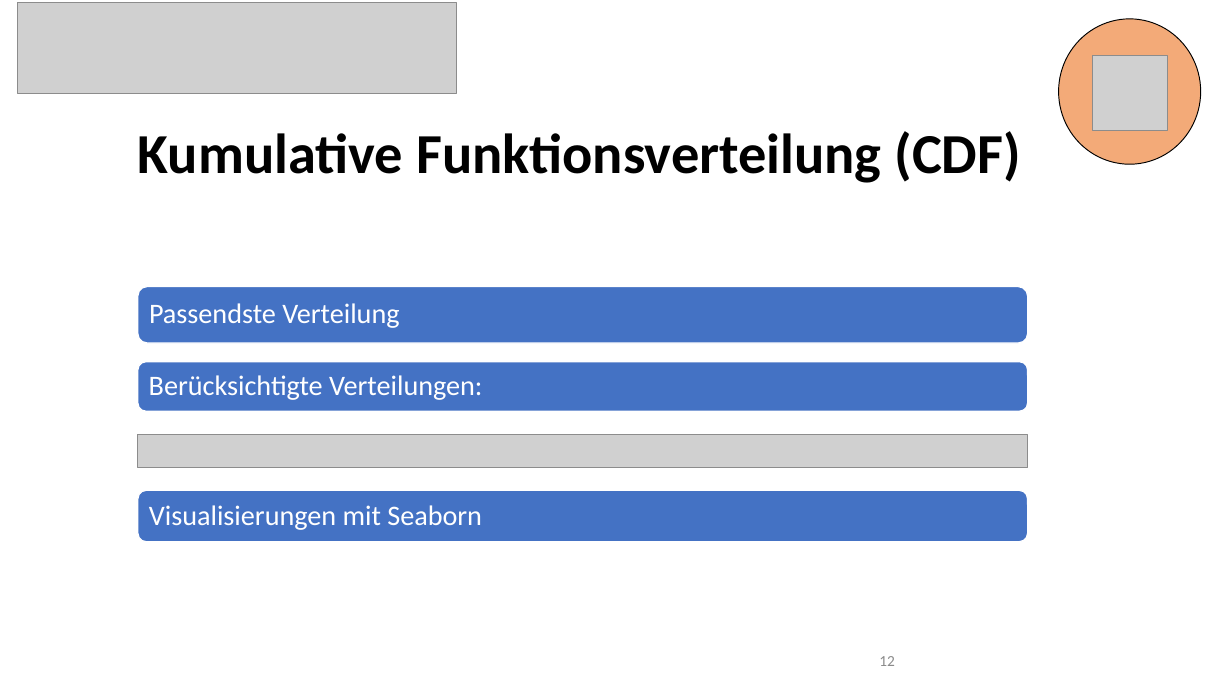
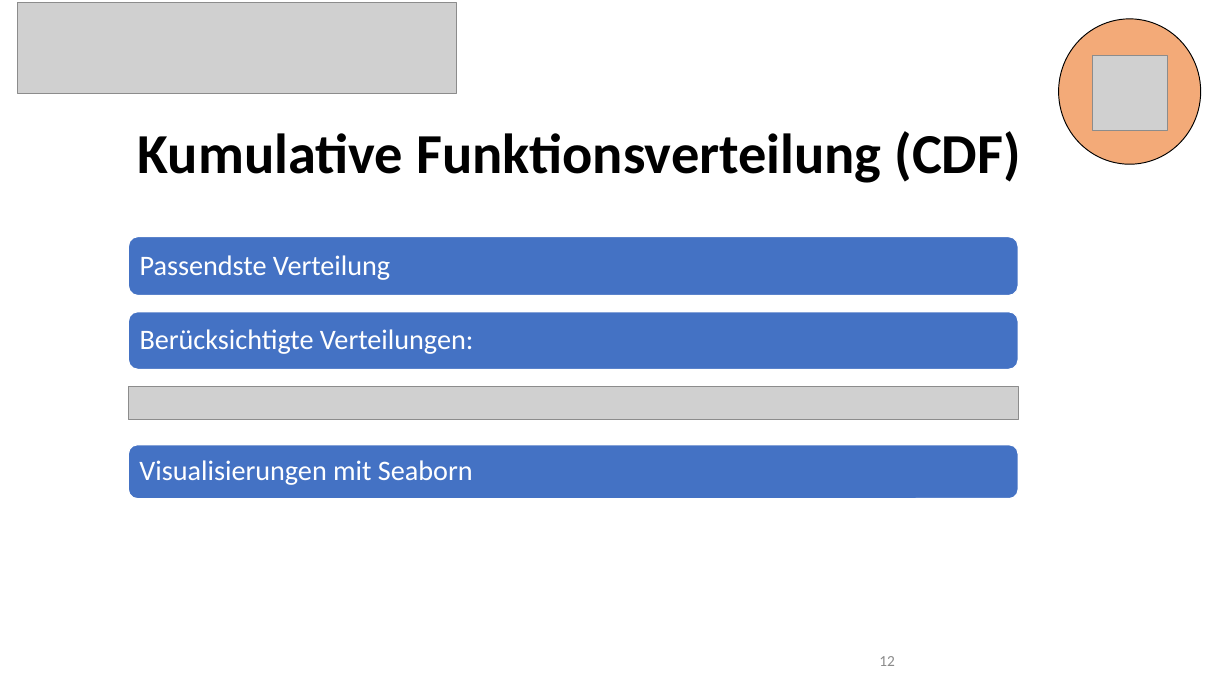
Before and after one commit to 7ben18/FHNW_Steinschlagrisiko, a slide deck: slide 12 of Praesentation/Steinschlagrisiko_Präsentation.pptx. Drawn at 1232x693 pixels with LibreOffice and Linux fonts; fonts in the diff are those of the drawing; grey boxes stand for pictures. Boxes give left, top, right and bottom in pixels: in the first picture for what was removed or moved away, otherwise in the second. Text is boxed around its words. In the diff, an @@ line names an element or a change of style, - is before the commit and + after.

```diff
--- a/Praesentation/Steinschlagrisiko_Präsentation.pptx
+++ b/Praesentation/Steinschlagrisiko_Präsentation.pptx
@@ rounded rectangle: place and size @@
-rounded rectangle at (138,361,1028,411)
+rounded rectangle at (128,237,1019,296)
@@ text "Passendste Verteilung": place and size @@
-text "Passendste Verteilung" at (149,303,399,328)
+text "Passendste Verteilung" at (140,255,390,280)
@@ rounded rectangle: place and size @@
-rounded rectangle at (138,287,1028,343)
+rounded rectangle at (128,311,1019,370)
@@ text "Berücksichtigte Verteilungen:": place and size @@
-text "Berücksichtigte Verteilungen:" at (149,375,482,400)
+text "Berücksichtigte Verteilungen:" at (140,329,473,354)
@@ 1 picture, 1 text, 1 rounded rectangle: place and size @@
-1 picture, 1 text, 1 rounded rectangle at (138,434,1028,543)
+1 picture, 1 text, 1 rounded rectangle at (128,387,1019,498)
```
Also in this commit, not shown: 14 other slides changed.
